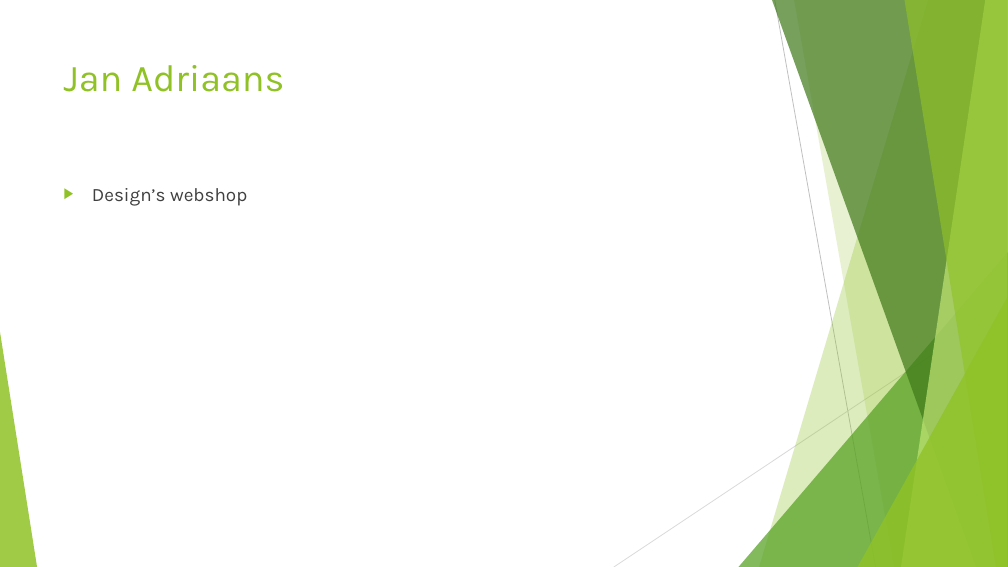
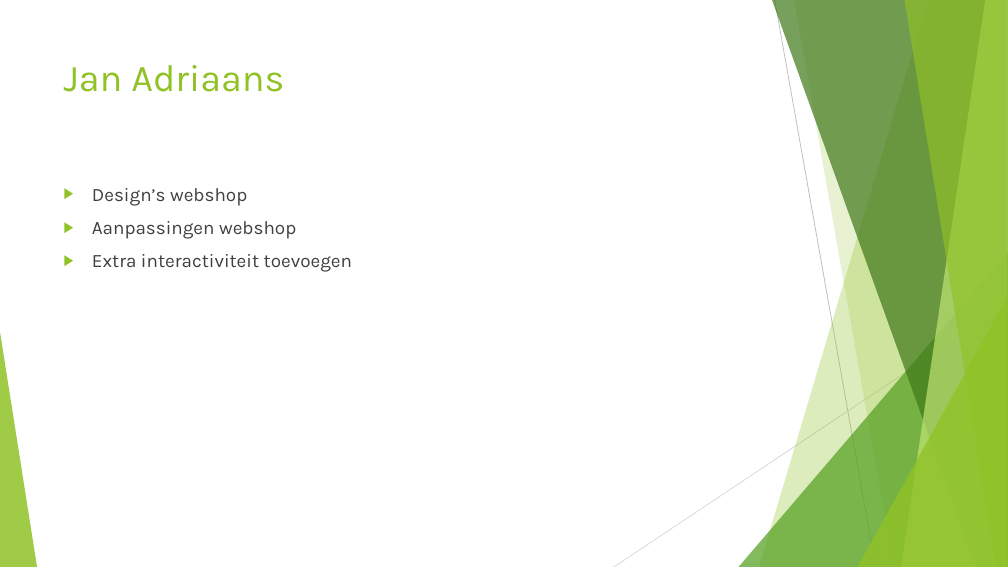
Before and after one commit to MennovanderKrift/vlambeer, a slide deck: slide 10 of presentatie_oplevering.pptx. Drawn at 1008x567 pixels with LibreOffice and Linux fonts; fonts in the diff are those of the drawing. Boxes give left, top, right and bottom in pixels: in the first picture for what was removed or moved away, otherwise in the second. Text is boxed around its words. In the diff, an @@ line names an element or a change of style, - is before the commit and + after.

```diff
--- a/presentatie_oplevering.pptx
+++ b/presentatie_oplevering.pptx
@@ text at bbox=[92, 221, 352, 272]: paragraphs added @@
+▶ Aanpassingen webshop
+▶ Extra interactiviteit toevoegen
```
Also in this commit, not shown: 4 other slides changed, 1 slide added.
